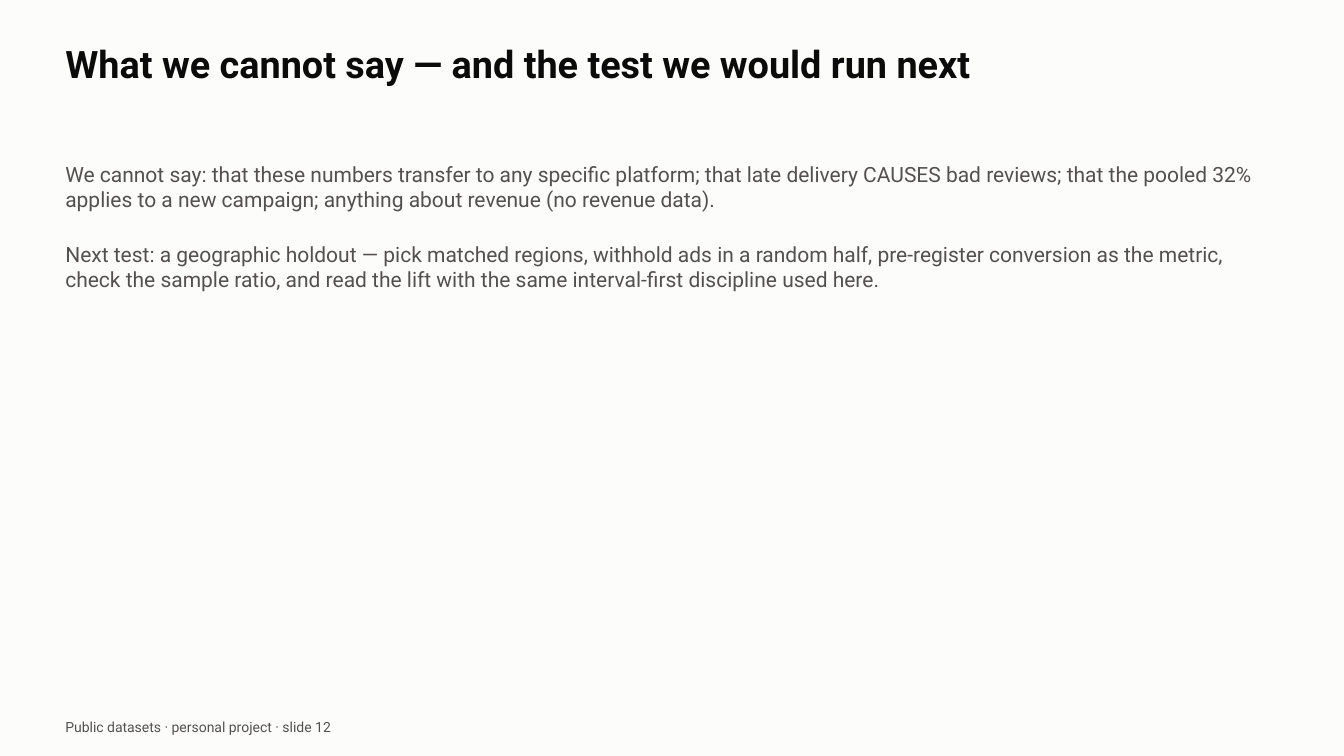
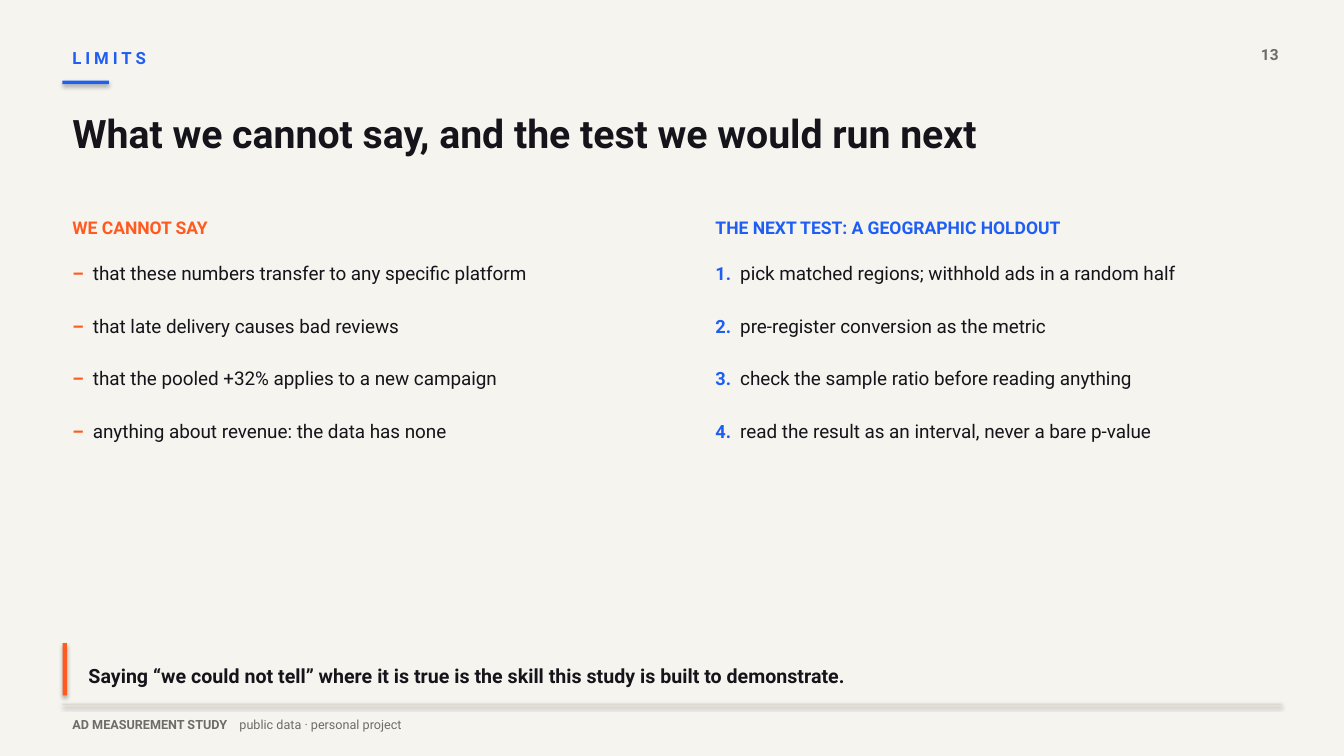
Before and after one commit to VikramVarkoor/Ad-Measurement-Study, a slide deck: slide 13 of deck/ad_measurement_deck.pptx (slide 12 before the commit). Drawn at 1344x756 pixels with LibreOffice and Linux fonts; fonts in the diff are those of the drawing. Boxes give left, top, right and bottom in pixels: in the first picture for what was removed or moved away, otherwise in the second. Text is boxed around its words. In the diff, an @@ line names an element or a change of style, - is before the commit and + after.

```diff
--- a/deck/ad_measurement_deck.pptx
+++ b/deck/ad_measurement_deck.pptx
@@ background #FCFCFB to #F6F4EF @@
@@ text added at <box>72,52,145,64</box>, 12 pt, text #1E5EF3, bold @@
+LIMITS
@@ text added at <box>1261,49,1279,60</box>, 11 pt, text #6E6C66, bold @@
+13
@@ rectangle added at <box>63,81,109,85</box>, fill #1E5EF3 @@
@@ text at <box>72,118,976,157</box>: text changed; size 27 to 28 pt; text colour #0B0B0B to #14141A @@
-What we cannot say — and the test we would run next
+What we cannot say, and the test we would run next
@@ text removed at <box>65,166,1251,292</box> @@
-We cannot say: that these numbers transfer to any specific platform; that late delivery CAUSES bad reviews; that the pooled 32% applies to a new campaign; anything about revenue (no revenue data).
-Next test: a geographic holdout — pick matched regions, withhold ads in a random half, pre-register conversion as the metric, check the sample ratio, and read the lift with the same interval-first discipline used here.
@@ text added at <box>72,221,208,234</box>, 12.5 pt, text #FF5A1F, bold @@
+WE CANNOT SAY
@@ text added at <box>715,221,1061,234</box>, 12.5 pt, text #1E5EF3, bold @@
+THE NEXT TEST: A GEOGRAPHIC HOLDOUT
@@ text added at <box>93,265,527,284</box>, 13.5 pt, text #14141A @@
+– that these numbers transfer to any specific platform
@@ text added at <box>715,265,1175,284</box>, 13.5 pt, text #14141A @@
+1. pick matched regions; withhold ads in a random half
@@ text added at <box>93,319,399,337</box>, 13.5 pt, text #14141A @@
+– that late delivery causes bad reviews
@@ text added at <box>715,319,1045,337</box>, 13.5 pt, text #14141A @@
+2. pre-register conversion as the metric
@@ text added at <box>93,371,497,389</box>, 13.5 pt, text #14141A @@
+– that the pooled +32% applies to a new campaign
@@ text added at <box>715,370,1132,389</box>, 13.5 pt, text #14141A @@
+3. check the sample ratio before reading anything
@@ text added at <box>93,424,447,442</box>, 13.5 pt, text #14141A @@
+– anything about revenue: the data has none
@@ text added at <box>715,424,1151,442</box>, 13.5 pt, text #14141A @@
+4. read the result as an interval, never a bare p-value
@@ rectangle added at <box>63,643,67,696</box>, fill #FF5A1F @@
@@ text added at <box>88,668,845,687</box>, 14 pt, text #14141A, bold @@
+Saying “we could not tell” where it is true is the skill this study is built to demonstrate.
@@ rectangle added at <box>63,704,1281,705</box>, fill #DDD9D0 @@
@@ text at <box>72,719,402,732</box>: text changed; size 10 to 9 pt; text colour #52514E to #6E6C66 @@
-Public datasets · personal project · slide 12
+AD MEASUREMENT STUDY public data · personal project
```
Also in this commit, not shown: 3 other slides changed, 10 slides added, 9 slides removed, 27 other files.
